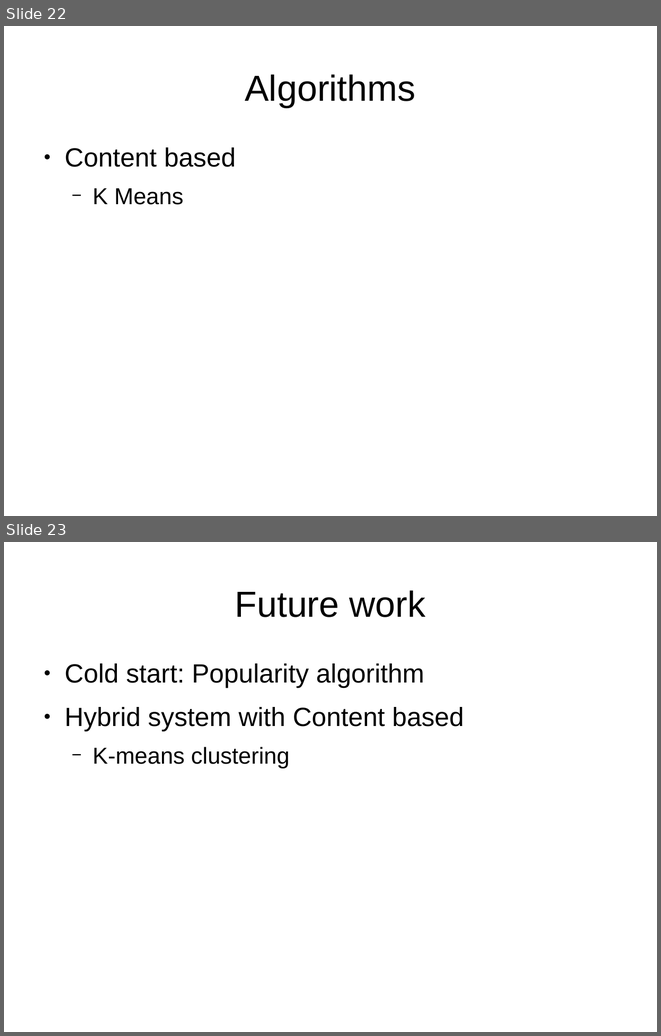
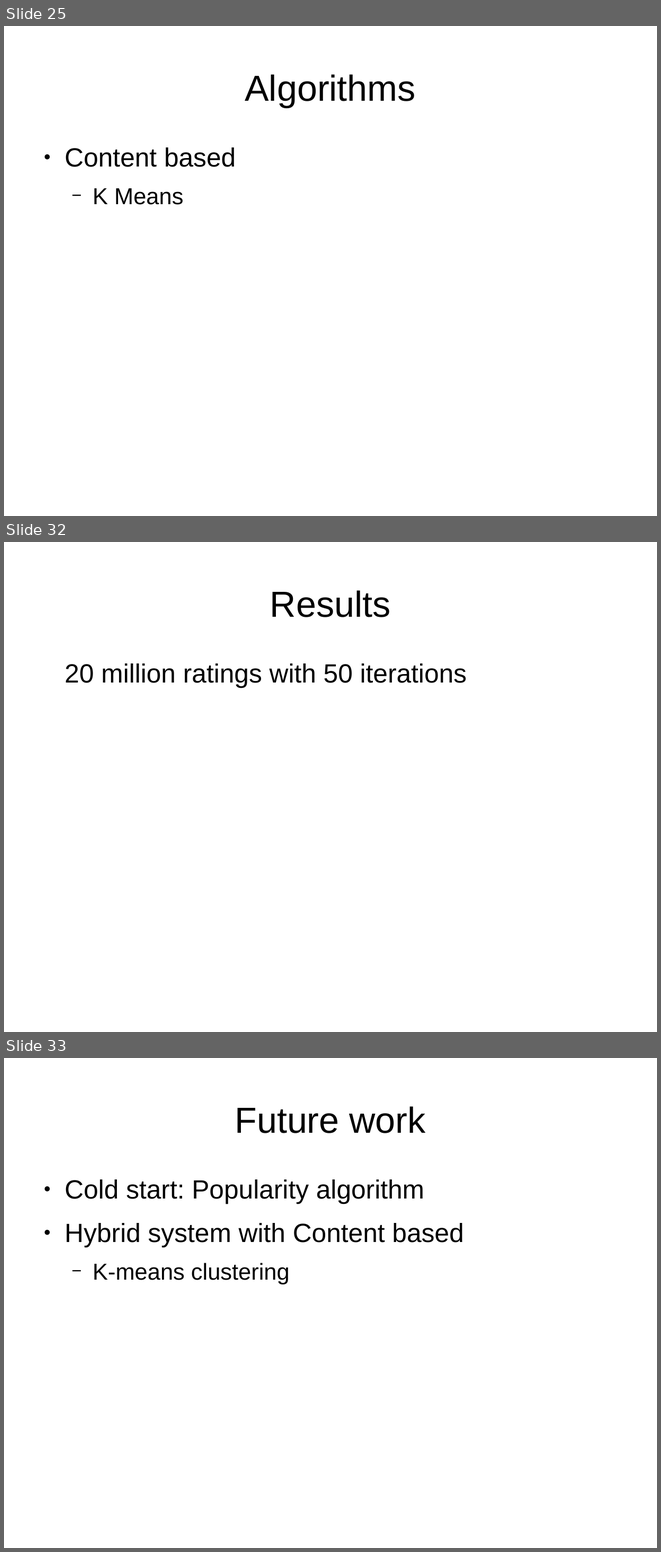
Before and after one commit to DriesSmit/Recommendation-System, a slide deck: Presentation.odp. Shown one above the other, each under a label of ours: slides 22 and 23 before the commit, slides 25, 32 and 33 after it; the slides between them are not shown. The pictures are 661x1036 and 661x1552 pixels, drawn with LibreOffice and Linux fonts; fonts in the diff are those of the drawing. Boxes give left, top, right and bottom in pixels: in the first picture for what was removed or moved away, otherwise in the second. Text is boxed around its words. In the diff, an @@ line names an element or a change of style, - is before the commit and + after.

```diff
--- a/Presentation.odp
+++ b/Presentation.odp
@@ slide 32 added at box(4, 542, 657, 1032), background #FFFFFF @@
@@ title added at box(270, 590, 391, 617), 44 pt, text #000000 @@
+Results
@@ text added at box(64, 663, 467, 688), 32 pt, text #000000 @@
+20 million ratings with 50 iterations
@@ what was slide 22 is now slide 25 @@
@@ what was slide 23 is now slide 33 @@
```
Also in this commit, not shown: 3 slides changed, 10 other slides added, 1 slide removed, 4 other files.
